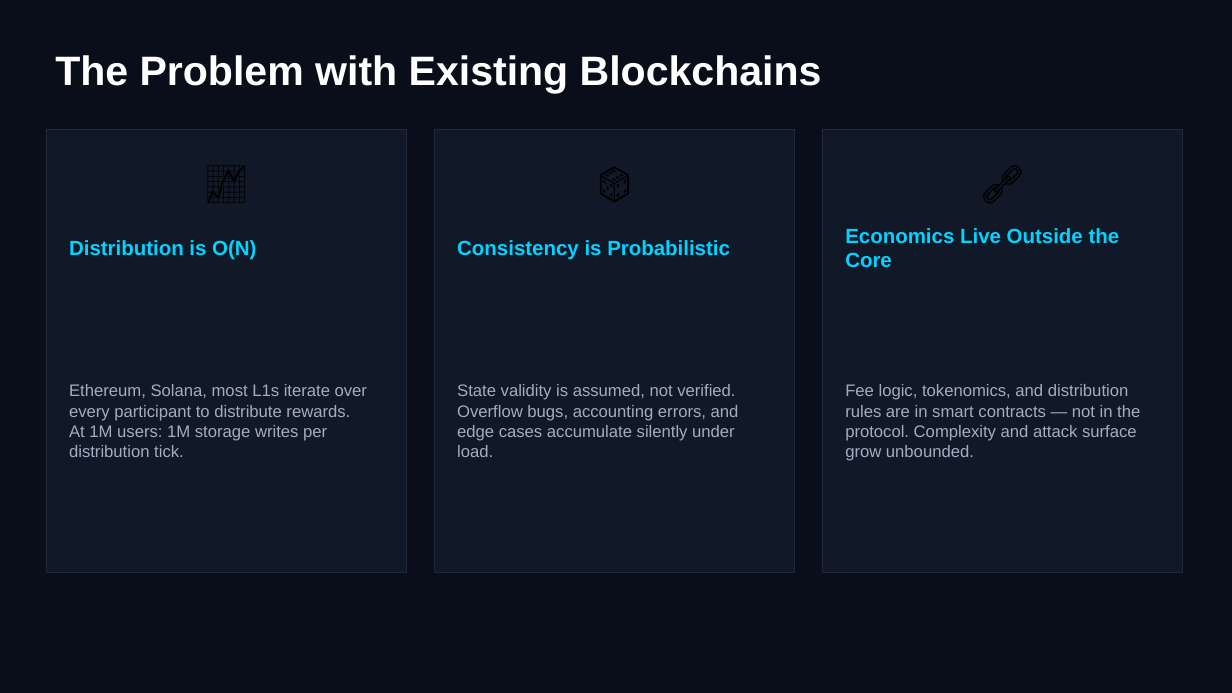
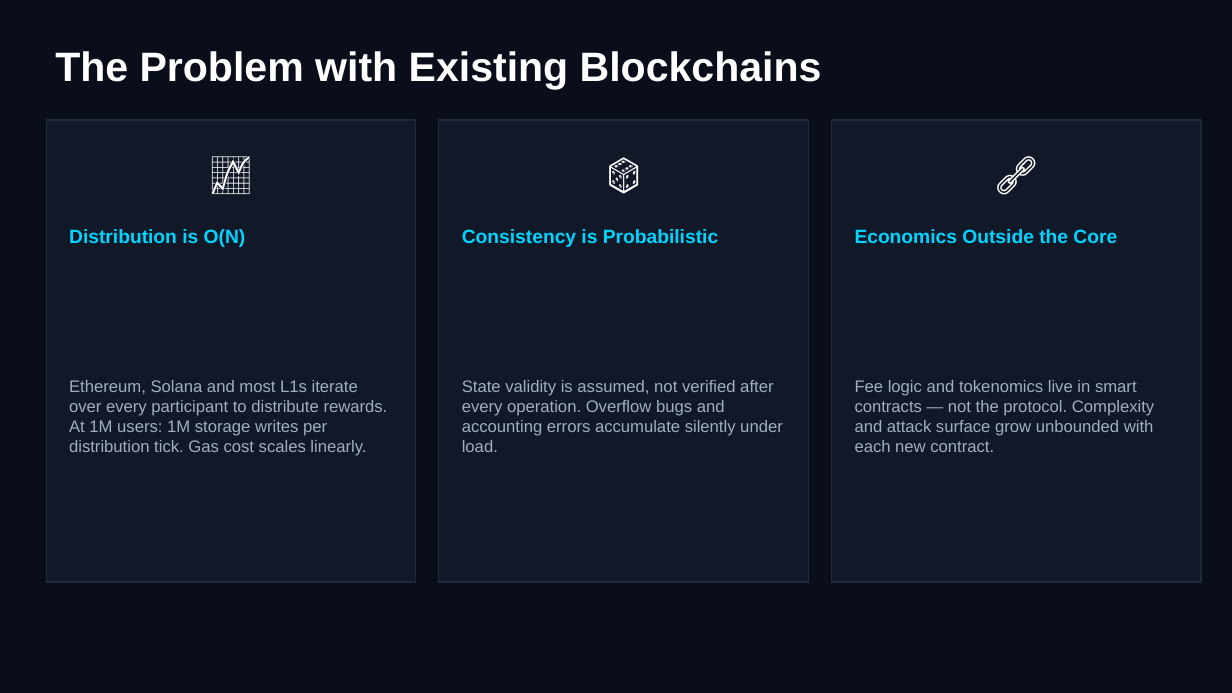
Before and after one commit to RFT-SIRM/Rift-L1-Blockchain, a slide deck: slide 2 of Rift_L1_Pitch.pptx. Drawn at 1232x693 pixels with LibreOffice and Linux fonts; fonts in the diff are those of the drawing. Boxes give left, top, right and bottom in pixels: in the first picture for what was removed or moved away, otherwise in the second. Text is boxed around its words. In the diff, an @@ line names an element or a change of style, - is before the commit and + after.

Commit message:
docs: update pitch deck v2 with verified ops stats

```diff
--- a/Rift_L1_Pitch.pptx
+++ b/Rift_L1_Pitch.pptx
@@ text "The Problem with Existing Blockchains": place and size @@
-text "The Problem with Existing Blockchains" at <box>55,55,822,94</box>
+text "The Problem with Existing Blockchains" at <box>55,51,822,89</box>
@@ rectangle: place and size @@
-rectangle at <box>46,129,407,573</box>
+rectangle at <box>46,120,416,582</box>
@@ text "📈": place and size @@
-text "📈" at <box>46,148,407,213</box>
+text "📈" at <box>46,139,416,203</box>
@@ rectangle: place and size @@
-rectangle at <box>434,129,795,573</box>
+rectangle at <box>439,120,809,582</box>
@@ text "🎲": place and size @@
-text "🎲" at <box>434,148,795,213</box>
+text "🎲" at <box>439,139,809,203</box>
@@ rectangle: place and size @@
-rectangle at <box>823,129,1183,573</box>
+rectangle at <box>832,120,1202,582</box>
@@ font Calibri to Arial, text colour #000000 to #FFFFFF in 3 elements at <box>46,139,416,203</box>, <box>439,139,809,203</box>, <box>832,139,1202,203</box> @@
@@ text "🔗": place and size @@
-text "🔗" at <box>823,148,1183,213</box>
+text "🔗" at <box>832,139,1202,203</box>
@@ text "Distribution is O(N)": place and size @@
-text "Distribution is O(N)" at <box>69,240,256,260</box>
+text "Distribution is O(N)" at <box>69,229,246,247</box>
@@ text "Distribution is O(N)" at <box>69,229,246,247</box>: size 16 to 15 pt @@
@@ text "Consistency is Probabilistic" at <box>462,229,718,247</box>: size 16 to 15 pt @@
@@ text "Consistency is Probabilistic": place and size @@
-text "Consistency is Probabilistic" at <box>457,240,730,260</box>
+text "Consistency is Probabilistic" at <box>462,229,718,247</box>
@@ text at <box>855,229,1117,243</box>: text changed; size 16 to 15 pt @@
-Economics Live Outside the Core
+Economics Outside the Core
@@ text at <box>69,380,388,456</box>: text changed @@
-Ethereum, Solana, most L1s iterate over every participant to distribute rewards.
-At 1M users: 1M storage writes per distribution tick.
+Ethereum, Solana and most L1s iterate over every participant to distribute rewards.
+At 1M users: 1M storage writes per distribution tick. Gas cost scales linearly.
@@ text at <box>462,380,783,452</box>: text changed @@
-State validity is assumed, not verified. Overflow bugs, accounting errors, and edge cases accumulate silently under load.
+State validity is assumed, not verified after every operation. Overflow bugs and accounting errors accumulate silently under load.
@@ text at <box>855,380,1154,452</box>: text changed @@
-Fee logic, tokenomics, and distribution rules are in smart contracts — not in the protocol. Complexity and attack surface grow unbounded.
+Fee logic and tokenomics live in smart contracts — not the protocol. Complexity and attack surface grow unbounded with each new contract.
```
Also in this commit, not shown: 7 other slides changed, 1 slide added, 1 slide removed.
